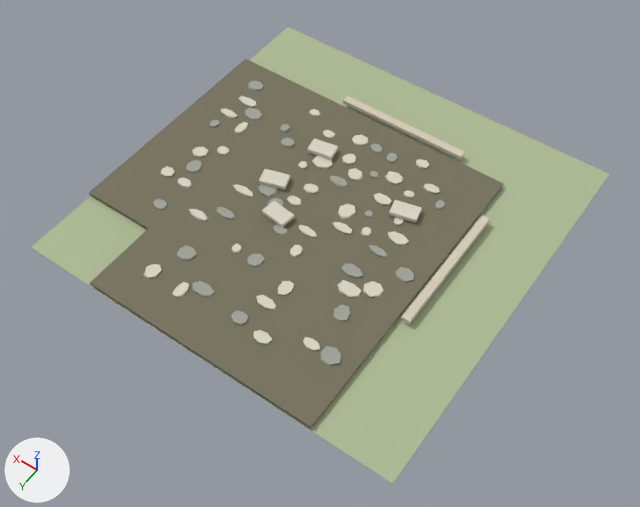
Before and after pictures for a commit that changed the glTF model frontend/public/assets/buildings/roads/common_road/common_road_corner_ne_construction.glb.
Camera for both pictures: a 50 mm camera at (-2.87, 4.16, 5.84) aimed at (-0.12, 0.32, -0.2). Arrows for +X, +Y and +Z are at lower left; the lights stay in place. The picture after the commit comes second. Where no turn or scale is listed for an object, it has been applied to the vertices. Vertices at exactly the same position are counted once.

The first picture shows 'SM_road_connected_surface.093', 'SM_road_grass_tile.093', 'SM_shoulder_edge.082', 'SM_shoulder_edge.083' and 69 more.
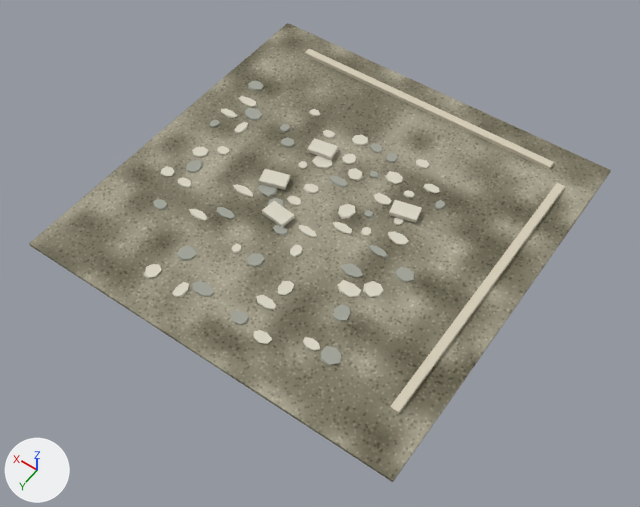
Boxes [x1, y1, x2, y2] around the edits, measured in the pictures (640 x 507 px):
```json
{"object": "SM_road_connected_surface.093", "change": "surface changed, reshaped", "before": [89, 59, 504, 429], "after": [29, 23, 611, 482], "on screen": "40% wider, 24% taller"}
{"object": "SM_road_grass_tile.093", "change": "deleted", "before": [31, 27, 609, 484]}
```

Edits to the scene script, one JSON object a line:
```json
{"op": "remove", "block": "mat_mat_common_road_surface", "code": "n3 = _N.new('ShaderNodeUVMap'); n3.name = 'UV Map'"}
{"op": "remove", "block": "mat_mat_common_road_surface", "code": "n3.uv_map = 'UVMap.-01'"}
{"block": "mat_mat_common_road_surface", "where": "n2 = _N.new('ShaderNodeTexImage'); n2.name = 'Image Texture'"}
{"op": "remove", "block": "mat_mat_common_road_surface", "code": "_L.new(n3.outputs[0], n2.inputs[0])  # 'UV' to 'Vector'"}
{"block": "me_sm_road_connected_surface_093", "where": "# used by ob_sm_road_connected_surface_093; location = (0.0, 0.0, 0.0)"}
{"op": "remove", "block": "me_sm_road_connected_surface_093", "code": "me_sm_road_connected_surface_093.from_pydata(...)  # 16 vertices, 28 faces; spans x -1.1..1.8, y -1.1..1.8, z 0.03..0.05"}
{"op": "add", "block": "me_sm_road_connected_surface_093", "code": "me_sm_road_connected_surface_093.from_pydata(...)  # 8 vertices, 12 faces; spans x -1.8..1.8, y -1.8..1.8, z 0.03..0.05"}
{"block": "me_sm_road_connected_surface_093", "change": "me_sm_road_connected_surface_093 part 1: the whole mesh is rebuilt"}
{"op": "remove", "block": "ob_sm_road_grass_tile_093", "code": ["ob_sm_road_grass_tile_093 = bpy.data.objects.new('SM_road_grass_tile.093', me_cube_1126)", "ob_sm_road_grass_tile_093.location = (0.0, 0.0, 0.002)"]}
```
